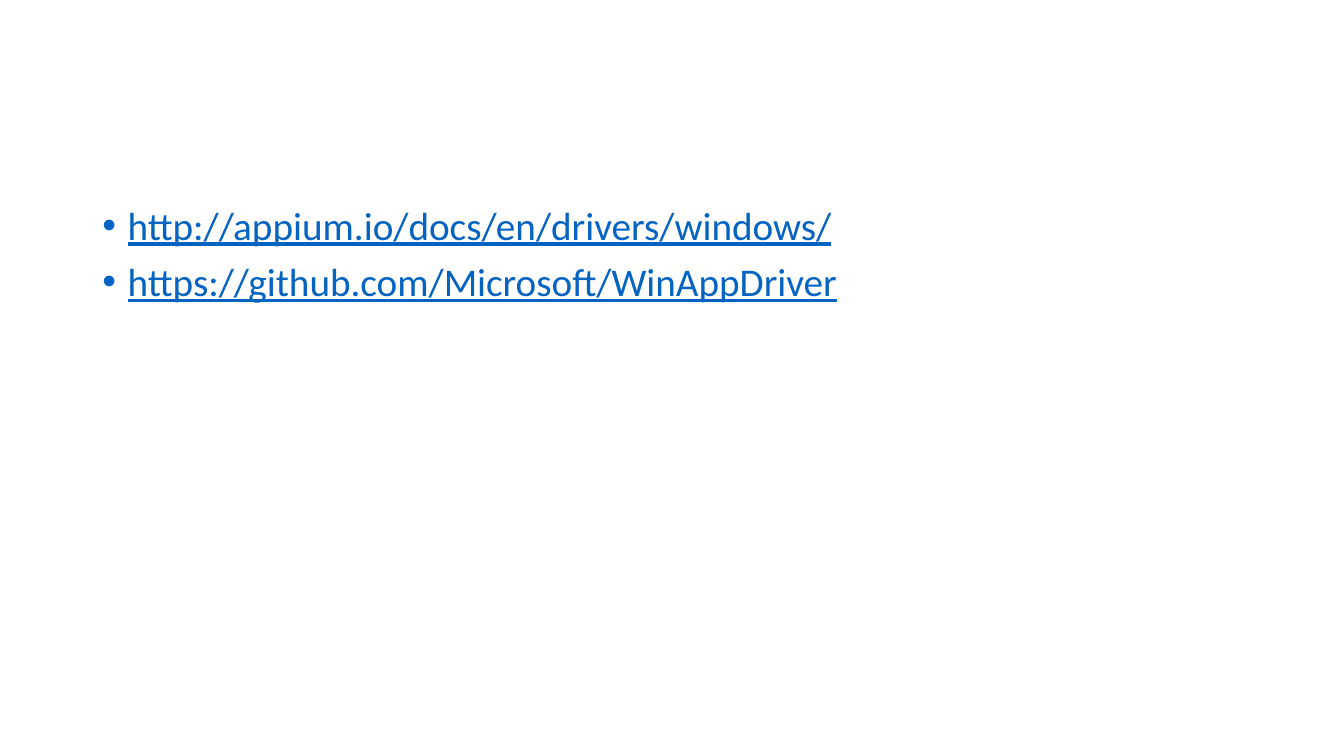
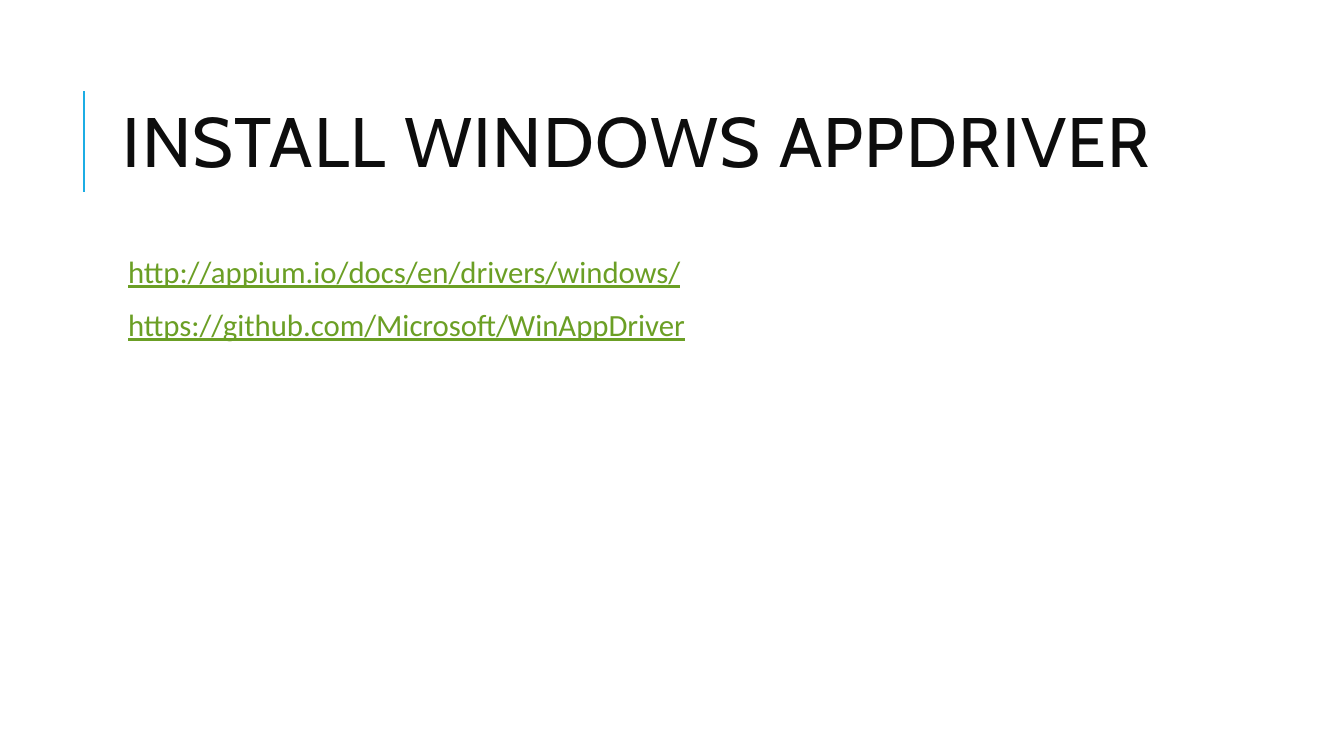
Before and after one commit to seyous/SAMQinetic, a slide deck: slide 7 of Documents/Automation Setup.pptx (slide 8 before the commit). Drawn at 1344x756 pixels with LibreOffice and Linux fonts; fonts in the diff are those of the drawing. Boxes give left, top, right and bottom in pixels: in the first picture for what was removed or moved away, otherwise in the second. Text is boxed around its words. In the diff, an @@ line names an element or a change of style, - is before the commit and + after.

```diff
--- a/Documents/Automation Setup.pptx
+++ b/Documents/Automation Setup.pptx
@@ line added from (84, 192) to (84, 91), #1CADE4 1.5 pt @@
@@ title added at (123,117,1150,168), 50 pt, text #0D0D0D @@
+INSTALL WINDOWS APPDRIVER
@@ text "http://appium.io/docs/en/drivers/windows/": place and size @@
-text "http://appium.io/docs/en/drivers/windows/" at (128,212,837,303)
+text "http://appium.io/docs/en/drivers/windows/" at (128,261,685,342)
@@ text "http://appium.io/docs/en/drivers/windows/" at (128,261,685,342): size 28 to 22 pt, text colour #0563C1 to #6B9F25; bullet • to  ; more space between paragraphs @@
```
Also in this commit, not shown: 14 other slides changed, 7 slides added, 7 slides removed.
